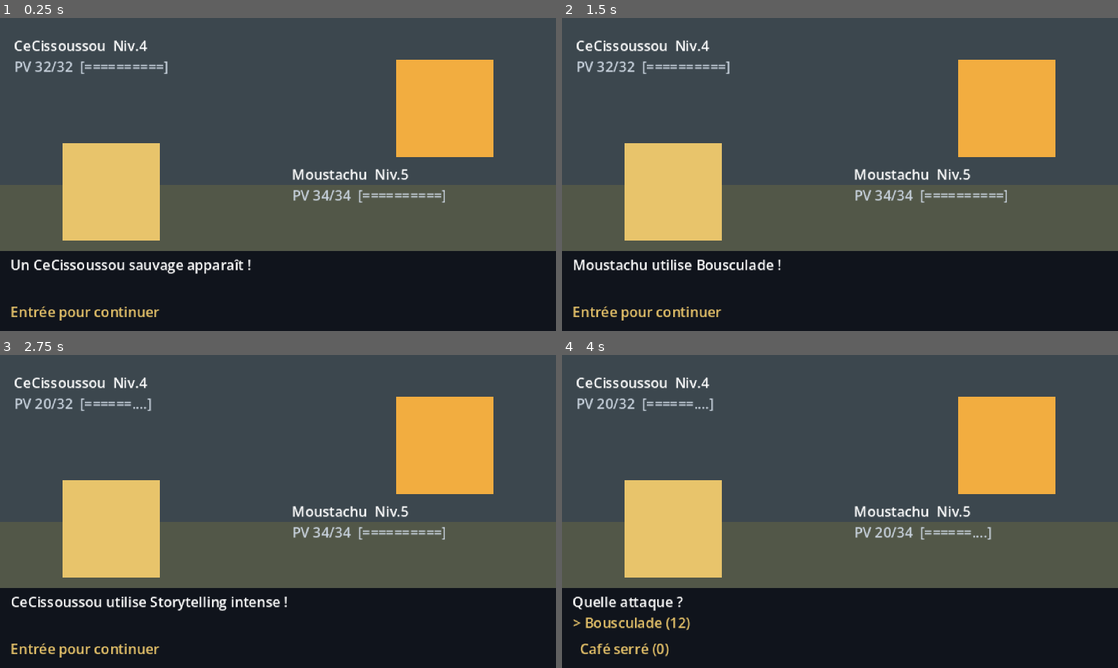
Above: before the commit, frames 1-4 (two rows, left to right).
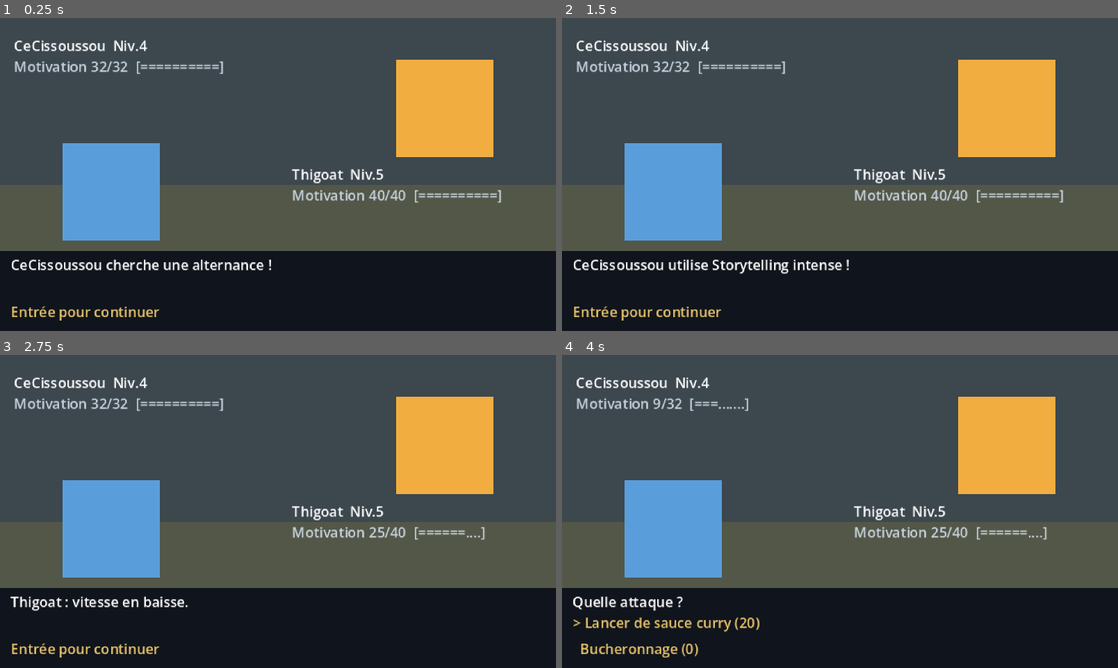
Above: after the commit, the same moments.

Repository: ThibaultGRAND/EEMIDEX
Game: Godot game, scene res://scenes/battle/battle.tscn
Two runs of this game, one before a commit and one after it. Both use one fixed random seed, a clock stepped at 60 frames per second and the inputs below. This scene is started directly instead of the project's main scene.
Inputs:
- Up to frame 1 (0.25 s): no input
- Up to frame 2 (1.5 s): tap Enter (ui_accept) at 0.5, 0.77, 1.25 s; hold Right (ui_right) 0.53-1.28 s; tap Tab at 0.6 s; hold Down (ui_down) from 1.28 s (still down); tap Shift at 1.35 s
- Up to frame 3 (2.75 s): tap Enter (ui_accept) at 1.52, 2 s; release Down (ui_down) at 2.03 s; hold Right (ui_right) from 2.03 s (still down); tap Tab at 2.1 s
- Up to frame 4 (4 s): tap Enter (ui_accept) at 2.75, 3.02, 3.5, 3.77 s; release Right (ui_right) at 2.78 s; hold Up (ui_up) 2.78-3.53 s; tap Shift at 2.85 s; hold Left (ui_left) from 3.53 s (still down); tap Tab at 3.6 s

The runs differ from the first frame. In frame 1, 8.1% of the frame differs, in the area x 2-91%, y 13-96%; in frame 2, 8.2%; in frame 3, 8.2%; in frame 4, 8.2%.

Commit message:
Le vocabulaire du jeu passe a Moustache Quest
Ce que le joueur lit change ; les identifiants de code ne bougent pas, trop
risque a cette heure et invisible pour le joueur.

- ecran titre : MOUSTACHE QUEST, les chasseurs d'alternants de Confluence,
  et l'aide repasse en bas (son layout_mode 0 ignorait les ancrages)
- objets : Contrat Basique, Barre de cereales, Panier garni
- PV deviennent la Motivation, partout : combat, fiche d'equipe, panneau
- les messages de combat parlent de signature, de clauses et de relecture
- le poste de soin devient la machine a cafe
- le premier alternant n'est plus un generique mais Thigoat

Co-Authored-By: Claude Opus 5 <noreply@anthropic.com>

Diff:
--- a/data/items/barre_de_cocon.tres
+++ b/data/items/barre_de_cocon.tres
@@ -5,8 +5,8 @@
 [resource]
 script = ExtResource("1_script")
 id = &"barre_de_cocon"
-display_name = "Barre de cocon"
-description = "Rend 60 PV. Rare."
+display_name = "Panier garni"
+description = "Rend 60 points de Motivation. Le grand jeu."
 genre = 0
 valeur = 60
 utilisable_en_combat = true
--- a/data/items/filet_a_gone.tres
+++ b/data/items/filet_a_gone.tres
@@ -5,8 +5,8 @@
 [resource]
 script = ExtResource("1_script")
 id = &"filet_a_gone"
-display_name = "Filet à Gone"
-description = "Sert à recruter un Gone affaibli."
+display_name = "Contrat Basique"
+description = "Un contrat d'alternance standard. Sert à recruter un alternant épuisé."
 genre = 1
 valeur = 30
 utilisable_en_combat = true
--- a/data/items/mache_praline.tres
+++ b/data/items/mache_praline.tres
@@ -5,8 +5,8 @@
 [resource]
 script = ExtResource("1_script")
 id = &"mache_praline"
-display_name = "Mâche-praline"
-description = "Rend 25 PV à un Gone."
+display_name = "Barre de céréales"
+description = "Rend 25 points de Motivation à un alternant."
 genre = 0
 valeur = 25
 utilisable_en_combat = true
--- a/scenes/battle/battle.gd
+++ b/scenes/battle/battle.gd
@@ -48,7 +48,7 @@
 	if GameState.combat_est_boss:
 		await _dire("%s vous barre la route !" % _ennemi.nom())
 	else:
-		await _dire("Un %s sauvage apparaît !" % _ennemi.nom())
+		await _dire("%s cherche une alternance !" % _ennemi.nom())
 	_menu_racine()
 
 # =============================================================================
@@ -56,9 +56,9 @@
 # =============================================================================
 func _rafraichir() -> void:
 	_ennemi_nom.text = "%s  Niv.%d" % [_ennemi.nom(), _ennemi.niveau]
-	_ennemi_pv.text = "PV %d/%d  %s" % [_ennemi.pv, _ennemi.pv_max(), _barre(_ennemi)]
+	_ennemi_pv.text = "Motivation %d/%d  %s" % [_ennemi.pv, _ennemi.pv_max(), _barre(_ennemi)]
 	_joueur_nom.text = "%s  Niv.%d" % [_actif.nom(), _actif.niveau]
-	_joueur_pv.text = "PV %d/%d  %s" % [_actif.pv, _actif.pv_max(), _barre(_actif)]
+	_joueur_pv.text = "Motivation %d/%d  %s" % [_actif.pv, _actif.pv_max(), _barre(_actif)]
 	if _ennemi.data != null:
 		_ennemi_sprite.color = _ennemi.data.couleur
 	if _actif.data != null:
@@ -204,7 +204,7 @@
 		cible.subir(degats)
 		_rafraichir()
 		var commentaire := Affinites.commentaire(affinite)
-		await _dire("%d dégâts.%s" % [degats, "  " + commentaire if commentaire != "" else ""])
+		await _dire("%d de Motivation en moins.%s" % [degats, "  " + commentaire if commentaire != "" else ""])
 	if attaque.stat_modifiee != &"" and attaque.modificateur != 0:
 		var beneficiaire := attaquant if attaque.cible == MoveData.Cible.SOI else cible
 		_appliquer_modificateur(beneficiaire, attaque.stat_modifiee, attaque.modificateur * 2)
@@ -266,15 +266,15 @@
 
 func _tenter_capture(objet: ItemData) -> void:
 	if GameState.combat_est_boss:
-		await _dire("On ne capture pas le gardien de la colline.")
+		await _dire("On ne recrute pas le directeur comme ça.")
 		_menu_racine()
 		return
 	if GameState.equipe_est_pleine():
-		await _dire("L'équipe est déjà complète (%d Gones)." % GameState.TAILLE_EQUIPE_MAX)
+		await _dire("L'équipe est déjà complète (%d alternants)." % GameState.TAILLE_EQUIPE_MAX)
 		_menu_racine()
 		return
 	GameState.consommer_objet(objet.id)
-	await _dire("Vous lancez un %s..." % objet.display_name)
+	await _dire("Vous tendez un %s..." % objet.display_name)
 	var part_pv := float(_ennemi.pv) / float(maxi(1, _ennemi.pv_max()))
 	var chance := int(_ennemi.data.taux_capture * (1.0 - 0.7 * part_pv) + objet.valeur * 0.5)
 	chance = clampi(chance, 5, 95)
@@ -284,10 +284,10 @@
 		GameState.ajouter_a_equipe(_ennemi)
 		if GameState.pnj_en_combat != &"":
 			GameState.lever_drapeau(GameState.pnj_en_combat)
-		await _dire("%s rejoint l'équipe !" % _ennemi.nom())
+		await _dire("%s signe ! Il rejoint l'équipe." % _ennemi.nom())
 		_quitter("%s a rejoint l'équipe." % _ennemi.nom())
 	else:
-		await _dire("Raté, il s'échappe du filet.")
+		await _dire("Il relit les clauses… et refuse de signer.")
 		await _tour_ennemi()
 		await _apres_tour()
 
--- a/scenes/battle/battle.tscn
+++ b/scenes/battle/battle.tscn
@@ -52,7 +52,7 @@
 anchor_bottom = 0.122
 offset_left = 8.0
 theme_override_font_sizes/font_size = 8
-text = "Gone sauvage"
+text = "Alternant"
 
 [node name="EnnemiPv" type="Label" parent="."]
 unique_name_in_owner = true
@@ -64,7 +64,7 @@
 offset_left = 8.0
 theme_override_colors/font_color = Color(0.784314, 0.823529, 0.866667, 1)
 theme_override_font_sizes/font_size = 8
-text = "PV --/--"
+text = "Motivation --/--"
 
 [node name="JoueurNom" type="Label" parent="."]
 unique_name_in_owner = true
@@ -87,7 +87,7 @@
 anchor_bottom = 0.6
 theme_override_colors/font_color = Color(0.784314, 0.823529, 0.866667, 1)
 theme_override_font_sizes/font_size = 8
-text = "PV --/--"
+text = "Motivation --/--"
 
 [node name="Panneau" type="ColorRect" parent="."]
 layout_mode = 1
--- a/scenes/ui/main_menu.tscn
+++ b/scenes/ui/main_menu.tscn
@@ -22,7 +22,7 @@
 anchor_bottom = 0.267
 theme_override_colors/font_color = Color(0.913725, 0.772549, 0.419608, 1)
 theme_override_font_sizes/font_size = 20
-text = "GONES"
+text = "MOUSTACHE QUEST"
 horizontal_alignment = 1
 
 [node name="SousTitre" type="Label" parent="."]
@@ -33,7 +33,7 @@
 anchor_bottom = 0.344
 theme_override_colors/font_color = Color(0.564706, 0.635294, 0.709804, 1)
 theme_override_font_sizes/font_size = 8
-text = "Attrapez-les tous, ils sont dans votre promo."
+text = "Les chasseurs d'alternants de Confluence"
 horizontal_alignment = 1
 
 [node name="Menu" type="Label" parent="."]
@@ -48,14 +48,15 @@
 horizontal_alignment = 1
 
 [node name="Aide" type="Label" parent="."]
+layout_mode = 1
+anchors_preset = -1
 anchor_top = 1.0
 anchor_right = 1.0
 anchor_bottom = 1.0
 offset_left = 6.0
 offset_top = -16.0
 offset_right = -6.0
-offset_bottom = 6.0
-layout_mode = 0
+offset_bottom = -4.0
 theme_override_colors/font_color = Color(0.407843, 0.470588, 0.537255, 1)
 theme_override_font_sizes/font_size = 8
 text = "Flèches : choisir     Entrée : valider"
--- a/scenes/world/world.gd
+++ b/scenes/world/world.gd
@@ -168,9 +168,9 @@
 func _indice_case(c: String) -> String:
 	match c:
 		"S":
-			return "Soins. Entrée pour remettre l'équipe d'aplomb."
+			return "Machine à café. Entrée pour remotiver l'équipe."
 		"B":
-			return "Boutique. Entrée pour échanger des ressources."
+			return "Boutique. Entrée pour dépenser la note de frais."
 		"M":
 			return "Entraînement. Entrée pour lancer un mini-jeu."
 		"X":
@@ -412,7 +412,7 @@
 		"S":
 			GameState.soigner_equipe()
 			GameState.sauvegarde_auto()
-			_message("Toute l'équipe est soignée.")
+			_message("La machine à café a fait son office. Équipe au complet.")
 		"B":
 			_ouvrir_menu(&"boutique", _texte_boutique(), [
 				"3 pralines -> 1 Filet à Gone",
@@ -527,9 +527,9 @@
 	get_tree().change_scene_to_file(scene)
 
 func _texte_equipe() -> String:
-	var lignes: Array = ["Équipe (%d/%d)" % [GameState.equipe.size(), GameState.TAILLE_EQUIPE_MAX]]
+	var lignes: Array = ["Équipe (%d/%d alternants)" % [GameState.equipe.size(), GameState.TAILLE_EQUIPE_MAX]]
 	for g in GameState.equipe:
-		lignes.append("%s  Niv.%d  PV %d/%d" % [g.nom(), g.niveau, g.pv, g.pv_max()])
+		lignes.append("%s  Niv.%d  Motivation %d/%d" % [g.nom(), g.niveau, g.pv, g.pv_max()])
 		lignes.append("   ATT %d  DEF %d  VIT %d" % [g.attaque(), g.defense(), g.vitesse()])
 	lignes.append("")
 	var sacs: Array = []
--- a/scripts/autoload/game_state.gd
+++ b/scripts/autoload/game_state.gd
@@ -110,7 +110,7 @@
 	case_joueur = Zones.zone(&"perrache")["depart"]
 	partie_commencee = true
 
-	var depart: GoneData = catalogue_gones.get(&"generique_moustachu")
+	var depart: GoneData = catalogue_gones.get(&"thigoat")
 	if depart == null:
 		var dispo := gones_jouables()
 		depart = dispo[0] if not dispo.is_empty() else null
